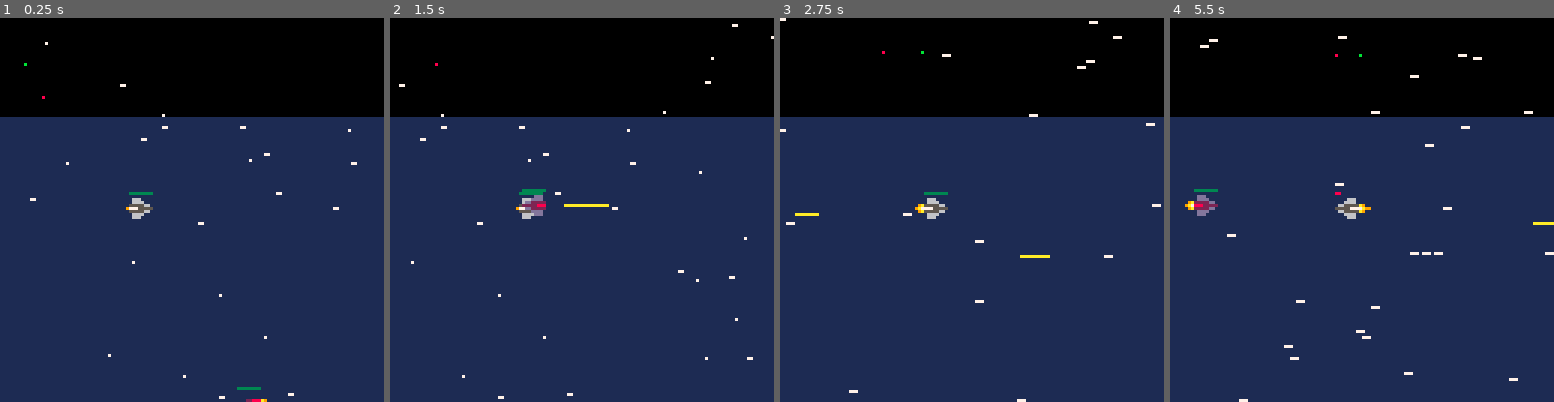
Above: before the commit, frames 1-4 (left to right).
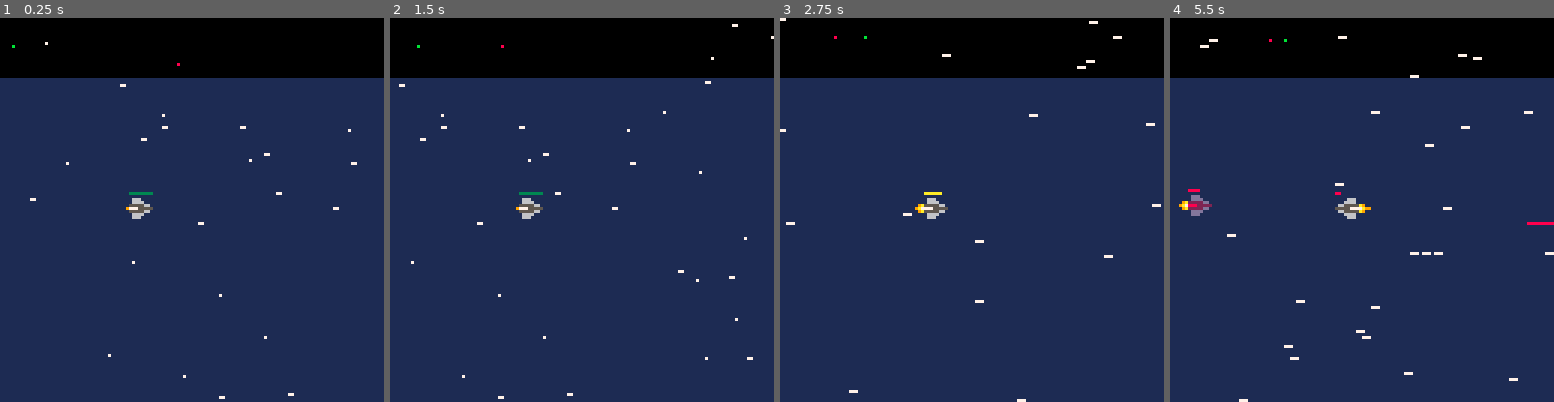
Above: after the commit, the same moments.

Repository: jondkoon/defender
Game: PICO-8 cartridge defender.p8
Same seed, same stepped clock (60 frames per second), same inputs: the game is played once before the commit and once after it.
Inputs:
- Up to frame 1 (0.25 s): no input
- Up to frame 2 (1.5 s): tap O (Z key) at 0.7 s
- Up to frame 3 (2.75 s): hold Right 1.6-2.1 s; tap O (Z key) at 1.7, 2.1, 2.5 s; hold Up 2.15-2.42 s; hold Right from 2.47 s (still down)
- Up to frame 4 (5.5 s): tap O (Z key) every 0.4 s from 2.9 to 5.3 s; release Right at 3.03 s; hold Left 3.08-3.58 s; hold Down 3.63-3.97 s; hold Right 4.02-4.68 s; hold Up 4.73-5.03 s; hold Left from 5.08 s (still down)

The runs differ from the first frame. In frame 1, 10% of the frame differs, in the area x 0-100%, y 7-100%; in frame 2, 10%; in frame 3, 10%; in frame 4, 11%, in the area x 0-100%, y 5-54%.

Commit message:
no more friendly fire

Diff:
--- a/defender.p8
+++ b/defender.p8
@@ -4,7 +4,7 @@
 
 screen_width = 128
 half_screen_width = screen_width / 2
-scene_width = screen_width * 6
+scene_width = screen_width * 10
 
 screen_height = 128
 scene_height = screen_height + (screen_height / 2)
@@ -64,6 +64,7 @@
 		height = ship_height,
 		max_hp = options.hp,
 		hp = options.hp,
+		shot_color = options.shot_color,
 		indicator_color = options.indicator_color,
 		is_player_ship = options.is_player_ship,
 		control = options.control,
@@ -135,7 +136,9 @@
 				make_shot({
 					x = self.x + (self.dx >= 0 and ship_width or 0),
 					y = self.y+ship_nose_offset,
-					dx = self.dx
+					dx = self.dx,
+					color = self.shot_color,
+					from_player = self.is_player_ship
 				})
 				self.fired = false
 			end
@@ -214,6 +217,7 @@
 	y = start_y,
 	dx = start_dx,
 	hp = 5,
+	shot_color = 10,
 	indicator_color = 11,
 	is_player_ship = true,
 	control = function(self)
@@ -243,6 +247,7 @@
 		y = rnd(max_y),
 		dx = start_dx,
 		hp = 2,
+		shot_color = 8,
 		indicator_color = 8,
 		pal = function(self)
 			pal(5,2)
@@ -310,6 +314,8 @@
 	local width = 5 + rnd(10)
 	local shot = {
 		new = true,
+		from_player = options.from_player,
+		color = options.color,
 		x = options.dx < 0 and options.x - width or options.x,
 		y = options.y,
 		dx = options.dx < 0 and options.dx - 5 or options.dx + 5,
@@ -332,7 +338,7 @@
 			end
 		end,
 		draw = function(self)
-			line(self.x, self.y, self.x+self.width, self.y, 10)
+			line(self.x, self.y, self.x+self.width, self.y, self.color)
 		end
 	}
 	add(shots, shot)
@@ -342,7 +348,7 @@
 function check_hits()
 	for shot in all(shots) do
 		for ship in all(ships) do
-			if (ship:check_hit(shot)) then
+			if (ship.is_player_ship != shot.from_player and ship:check_hit(shot)) then
 				shot:remove()
 			end
 		end
